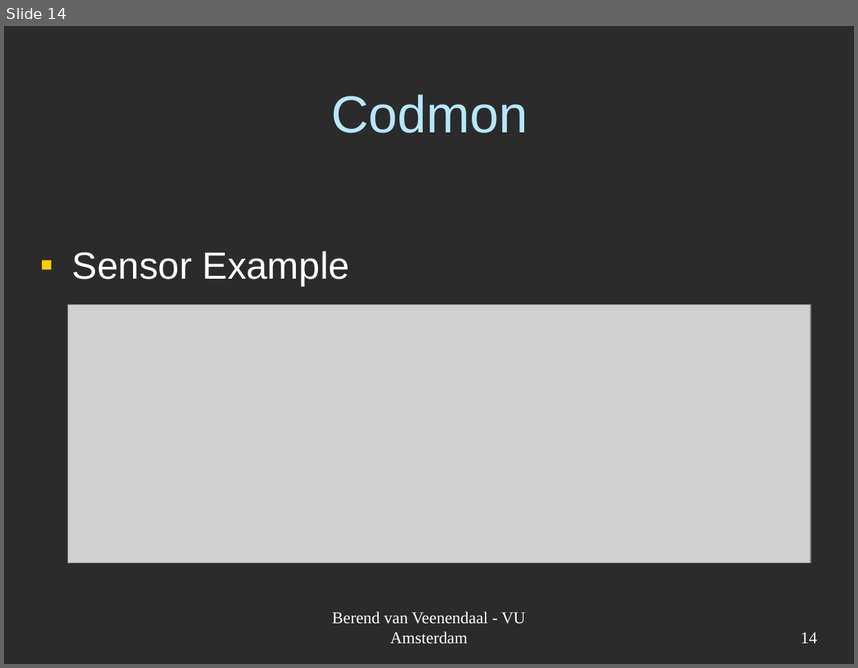
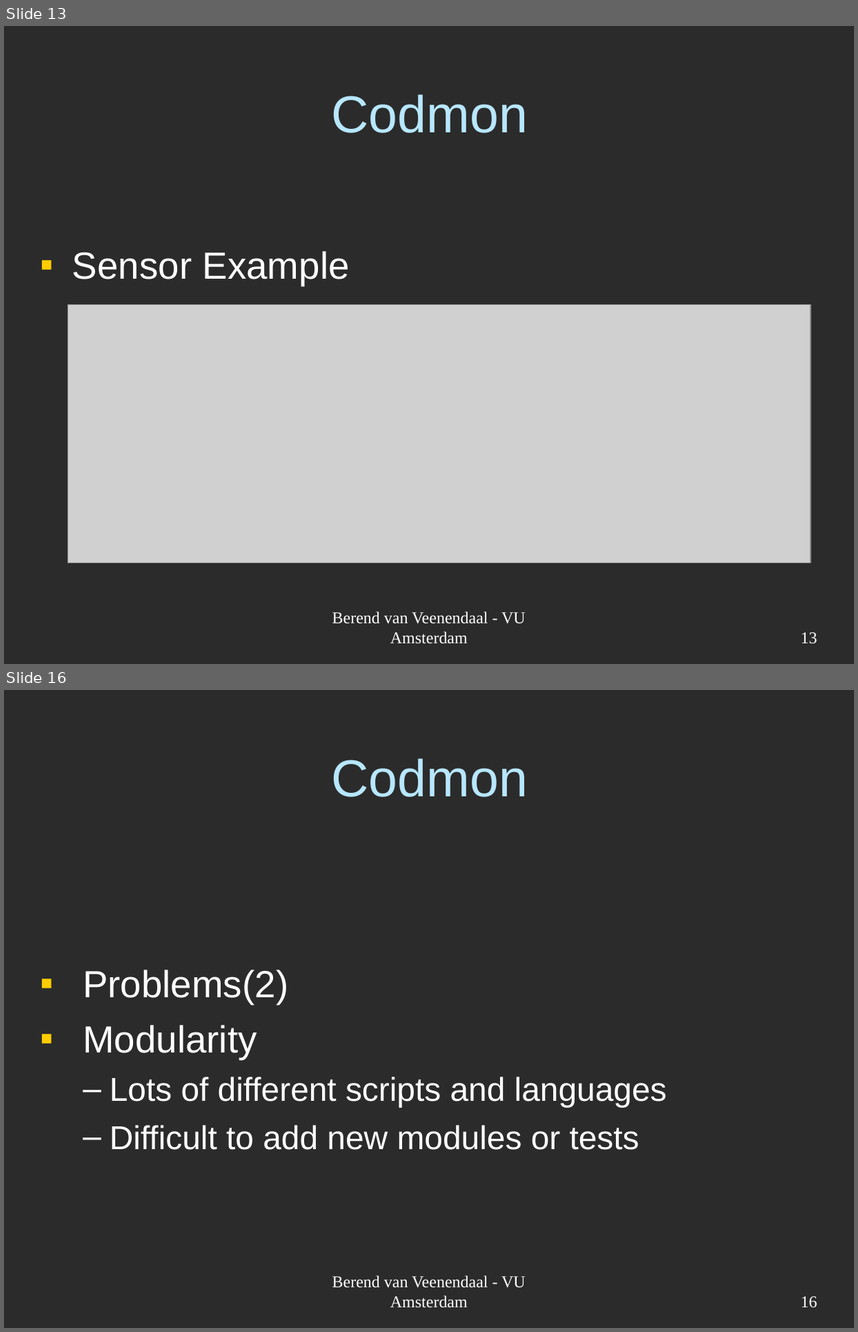
Before and after one commit to JungleComputing/codmon, a slide deck: doc/report/Codmon-VM.ppt. Shown one above the other, each under a label of ours: slide 14 before the commit, slides 13 and 16 after it; the slides between them are not shown. The pictures are 858x668 and 858x1332 pixels, drawn with LibreOffice and Linux fonts; fonts in the diff are those of the drawing; grey boxes stand for pictures; background and template pictures are left out; a plain dark background stands for a picture behind light text. Boxes give left, top, right and bottom in pixels: in the first picture for what was removed or moved away, otherwise in the second. Text is boxed around its words. In the diff, an @@ line names an element or a change of style, - is before the commit and + after.

```diff
--- a/doc/report/Codmon-VM.ppt
+++ b/doc/report/Codmon-VM.ppt
@@ slide 16 added at (x1=4, y1=690, x2=854, y2=1328), background picture (left out) @@
@@ title added at (x1=332, y1=758, x2=528, y2=797), 44 pt, text #B7E7FF @@
+Codmon
@@ text added at (x1=83, y1=969, x2=667, y2=1150), 28 pt, text #FFFFFF @@
+▪ Problems(2)
+▪ Modularity
+  – Lots of different scripts and languages
+  – Difficult to add new modules or tests
@@ text added at (x1=332, y1=1275, x2=526, y2=1308), 14 pt, text #FFFFFF @@
+Berend van Veenendaal - VU Amsterdam
@@ page number added at (x1=801, y1=1296, x2=818, y2=1308), 14 pt, text #FFFFFF @@
+16
@@ what was slide 14 is now slide 13 @@
@@ page number at (x1=801, y1=632, x2=818, y2=644): text changed @@
-14
+13
```
Also in this commit, not shown: 1 slide changed, 10 other slides added.
